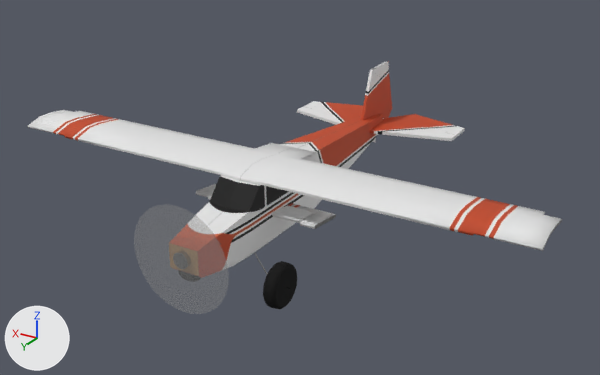
What one commit did to the Blender file Art/Aircraft/Bushplane/Bushplane.blend.
The view is the same before and after, from a 50 mm lens placed at (-0.604, 0.899, 0.491), pointed at (0.003, -0.112, -0.015). Every picture has the same lights, and +X, +Y and +Z are marked at lower left.

The scene before the commit, as lines of its bpy script (objects in view):
```python
ob_flap = bpy.data.objects.new('Flap', me_plane_009)
ob_flap.location = (0.0, 0.0, 0.0)
ob_laileron = bpy.data.objects.new('LAileron', me_plane_010)
ob_laileron.location = (0.0, 0.0, 0.0)
ob_propeller = bpy.data.objects.new('Propeller', me_circle_001)
ob_propeller.location = (0.0, 0.185, -0.004)
ob_propeller.scale = (1.19, 1.0, 1.19)
ob_wheel = bpy.data.objects.new('Wheel', me_cylinder_001)
ob_wheel.location = (-0.073, 0.066, -0.077)
# also in view: 'Body' at (0.0, -0.097, 0.01); 'Wing' at (0.0, -0.019, 0.063); 'Rudder' at (0.0, -0.391, 0.056); 'Elevator' at (0.0, -0.4, 0.019); 'VStab' at (0.0, -0.342, 0.05)
```
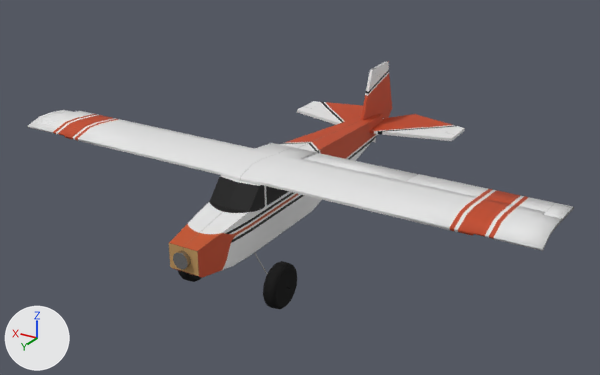
What differs and where, as boxes [x1, y1, x2, y2] in the pictures (600 x 375 px):
'Propeller', deleted
    before: [134, 204, 229, 314]
'LAileron', moved, modifiers changed
    before: [196, 184, 336, 229]
    after: [407, 174, 574, 221]
'Flap', moved, modifiers changed
    before: [208, 194, 313, 223]
    after: [305, 153, 417, 181]

The change in detail:
Object 'Propeller' (ob_propeller) is deleted.
Object 'LAileron' (ob_laileron) moves from (0.0, 0.0, 0.0) to (-0.305, -0.059, 0.061).
Object 'LAileron' (ob_laileron) has a SOLIDIFY modifier named 'Solidify'.
On modifier 'Solidify' of object 'LAileron' (ob_laileron), thickness goes from 0.005 to 0.003.
Object 'Flap' (ob_flap) moves from (0.0, 0.0, 0.0) to (-0.12, -0.065, 0.06).
Object 'Flap' (ob_flap) has a SOLIDIFY modifier named 'Solidify'.
On modifier 'Solidify' of object 'Flap' (ob_flap), thickness goes from 0.005 to 0.003.
